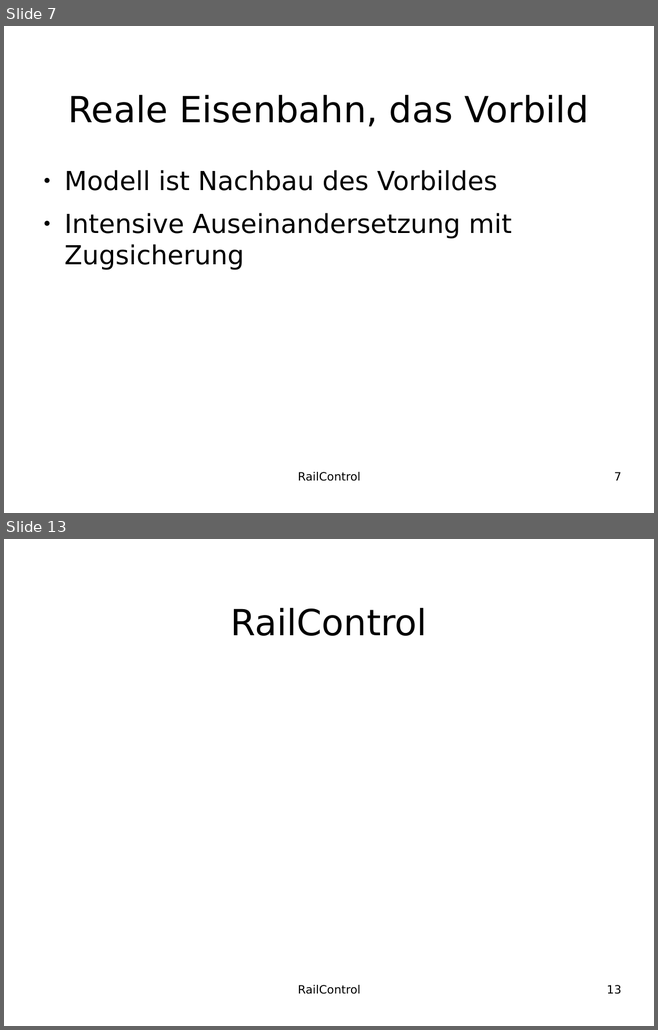
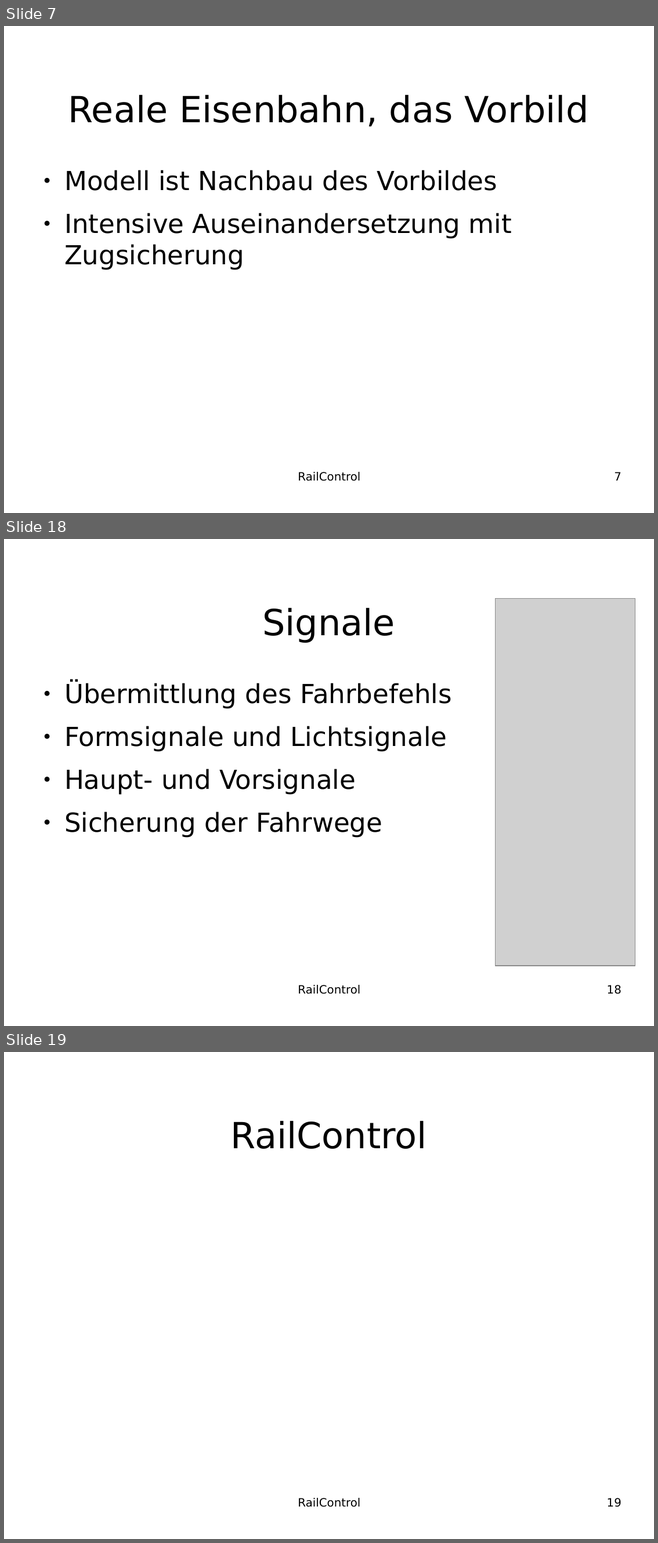
Before and after one commit to teddych/railcontrol, a slide deck: MAS/MAS_Thesis.odp. Shown one above the other, each under a label of ours: slides 7 and 13 before the commit, slides 7, 18 and 19 after it; the slides between them are not shown. The pictures are 658x1030 and 658x1543 pixels, drawn with LibreOffice and Linux fonts; fonts in the diff are those of the drawing; grey boxes stand for pictures; background and template pictures are left out. Boxes give left, top, right and bottom in pixels: in the first picture for what was removed or moved away, otherwise in the second. Text is boxed around its words. In the diff, an @@ line names an element or a change of style, - is before the commit and + after.

```diff
--- a/MAS/MAS_Thesis.odp
+++ b/MAS/MAS_Thesis.odp
@@ slide 18 added at (4,539,654,1026), background #FFFFFF @@
@@ title added at (262,607,395,643), 44 pt, text #000000 @@
+Signale
@@ picture added at (495,599,635,966) @@
@@ text added at (64,682,451,838), 32 pt, text #000000 @@
+● Übermittlung des Fahrbefehls
+● Formsignale und Lichtsignale
+● Haupt- und Vorsignale
+● Sicherung der Fahrwege
@@ text added at (297,985,360,994), 14 pt, text #000000 @@
+RailControl
@@ page number added at (607,985,621,994), 14 pt, text #000000 @@
+18
@@ what was slide 13 is now slide 19 @@
@@ page number at (607,1498,621,1507): text changed @@
-13
+19
```
Also in this commit, not shown: 5 slides changed, 5 other slides added.
